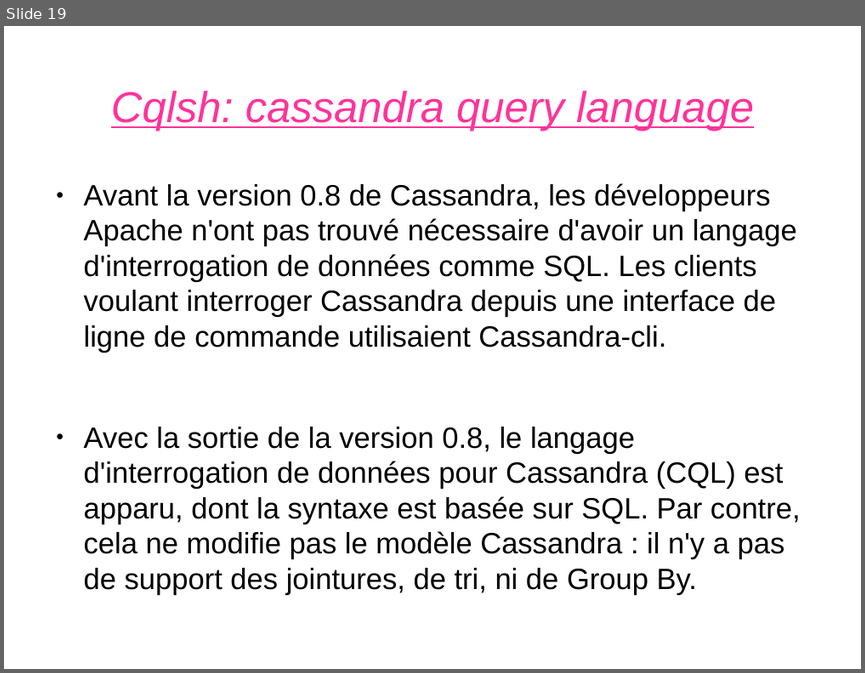
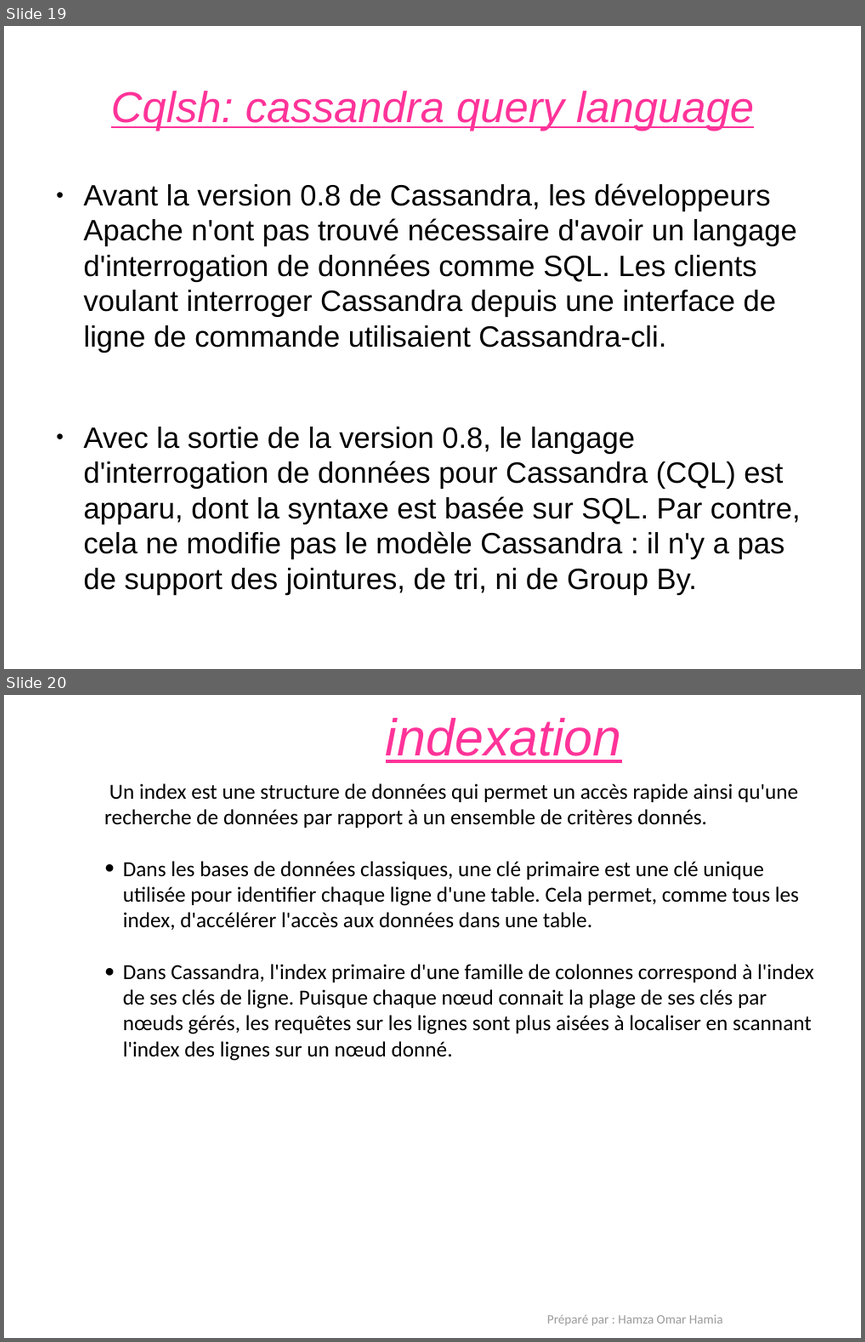
Before and after one commit to skynete10/cassandraAppache, a slide deck: cassandra.odp. Shown one above the other, each under a label of ours: slide 19 before the commit, slides 19 and 20 after it. The pictures are 865x673 and 865x1342 pixels, drawn with LibreOffice and Linux fonts; fonts in the diff are those of the drawing. Boxes give left, top, right and bottom in pixels: in the first picture for what was removed or moved away, otherwise in the second. Text is boxed around its words. In the diff, an @@ line names an element or a change of style, - is before the commit and + after.

```diff
--- a/cassandra.odp
+++ b/cassandra.odp
@@ slide 20 added at (4, 695, 861, 1338), background #FFFFFF @@
@@ text added at (386, 718, 622, 763), 48 pt, text #FF3399, italic, underline @@
+indexation
@@ text added at (104, 783, 814, 1061), 19.9 pt, text #000000 @@
+Un index est une structure de données qui permet un accès rapide ainsi qu'une recherche de données par rapport à un ensemble de critères donnés.
+● Dans les bases de données classiques, une clé primaire est une clé unique utilisée pour identifier chaque ligne d'une table. Cela permet, comme tous les index, d'accélérer l'accès aux données dans une table.
+● Dans Cassandra, l'index primaire d'une famille de colonnes correspond à l'index de ses clés de ligne. Puisque chaque nœud connait la plage de ses clés par nœuds gérés, les requêtes sur les lignes sont plus aisées à localiser en scannant l'index des lignes sur un nœud donné.
@@ text added at (547, 1314, 723, 1326), 12 pt, text #9B9B9B @@
+Préparé par : Hamza Omar Hamia
```
Also in this commit, not shown: 2 other files.
